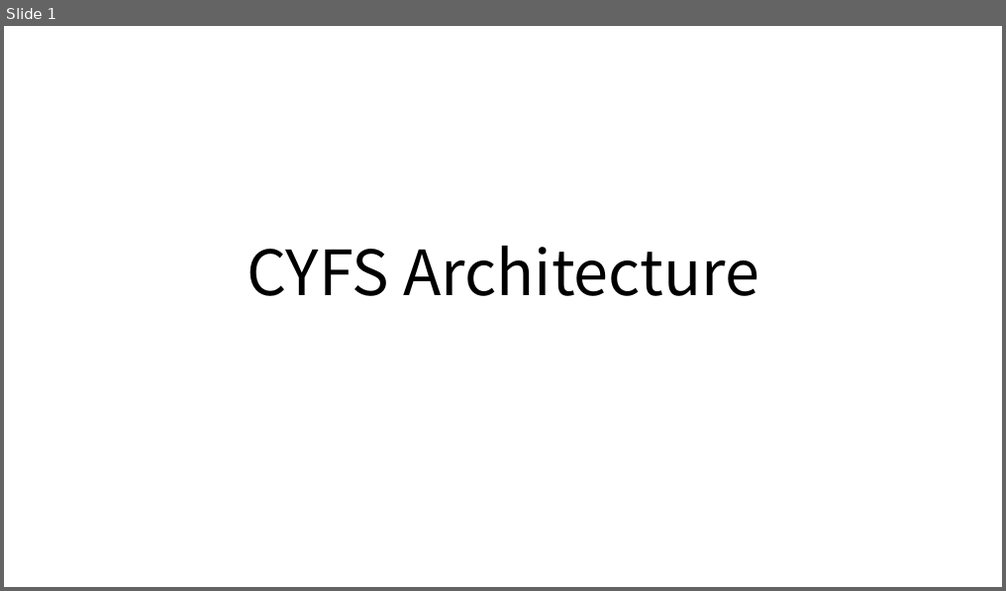
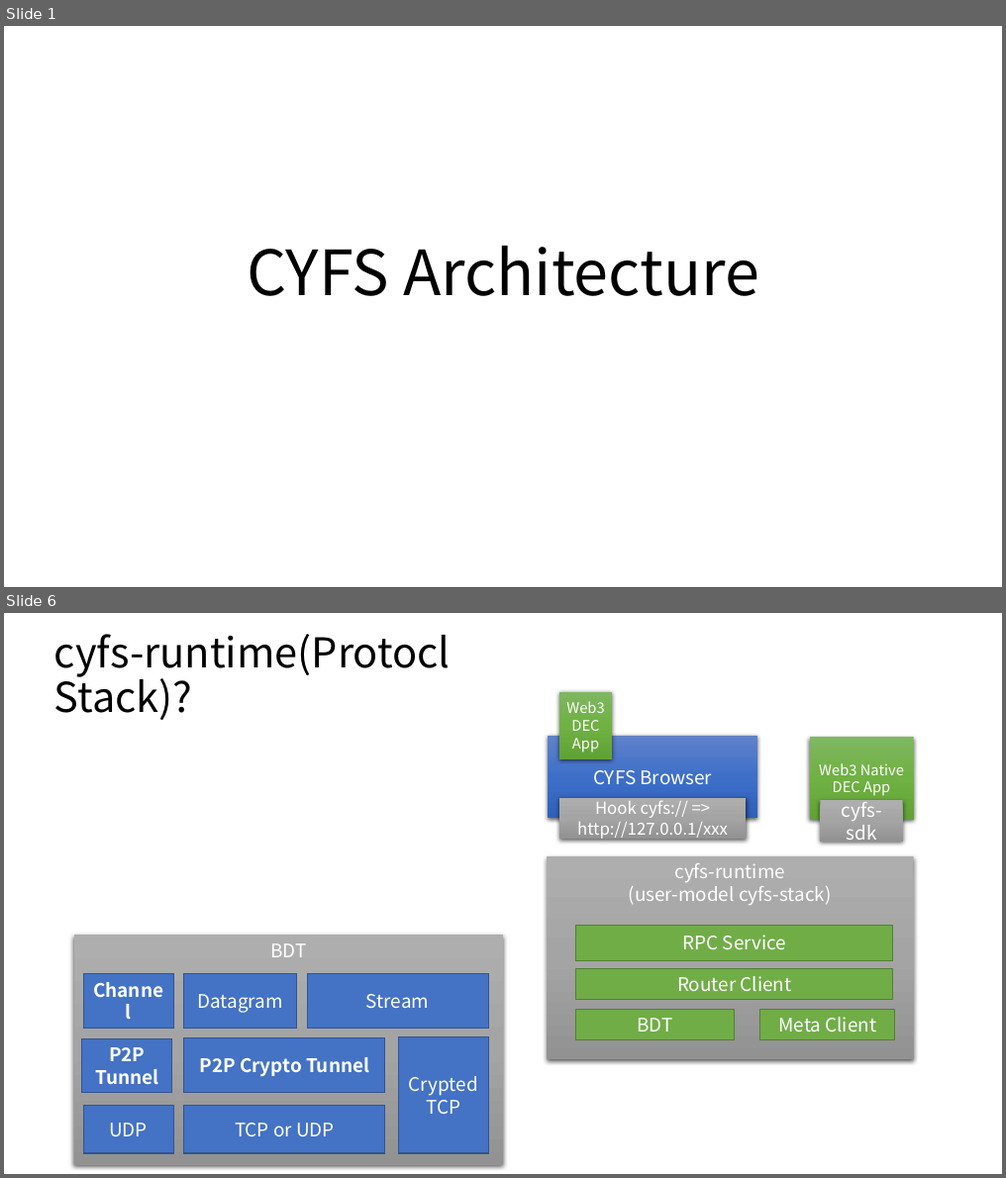
Before and after one commit to buckyos/CYFS, a slide deck: doc/CYFS Architecture.pptx. Shown one above the other, each under a label of ours: slide 1 before the commit, slides 1 and 6 after it; the slides between them are not shown. The pictures are 1006x591 and 1006x1178 pixels, drawn with LibreOffice and Linux fonts; fonts in the diff are those of the drawing. Boxes give left, top, right and bottom in pixels: in the first picture for what was removed or moved away, otherwise in the second. Text is boxed around its words. In the diff, an @@ line names an element or a change of style, - is before the commit and + after.

```diff
--- a/doc/CYFS Architecture.pptx
+++ b/doc/CYFS Architecture.pptx
@@ slide 6 added at [4, 613, 1002, 1174], background #FFFFFF @@
@@ title added at [54, 634, 450, 720], 39.6 pt, text #000000 @@
+cyfs-runtime(Protocl Stack)?
@@ rectangle added at [559, 691, 613, 759], fill gradient #81B861 to #6FB242 to #62A336, 14 pt, text #FFFFFF @@
+Web3 DEC App
@@ rectangle added at [548, 736, 757, 818], fill gradient #6183CB to #3E70CA to #3062BB, 18 pt, text #FFFFFF @@
+CYFS Browser
@@ rectangle added at [810, 738, 914, 820], fill gradient #81B861 to #6FB242 to #62A336, 14 pt, text #FFFFFF @@
+Web3 Native DEC App
@@ rectangle added at [559, 798, 746, 839], fill gradient #AFAFAF to #A5A5A5 to #939393, 16 pt, text #FFFFFF @@
+Hook cyfs:// => http://127.0.0.1/xxx
@@ rectangle added at [821, 801, 903, 842], fill gradient #AFAFAF to #A5A5A5 to #939393, 18 pt, text #FFFFFF @@
+cyfs-sdk
@@ rectangle added at [547, 858, 914, 1059], fill gradient #AFAFAF to #A5A5A5 to #939393, 18 pt, text #FFFFFF @@
+cyfs-runtime
+(user-model cyfs-stack)
@@ rectangle added at [73, 935, 503, 1164], fill gradient #AFAFAF to #A5A5A5 to #939393, 18 pt, text #FFFFFF @@
+BDT
@@ rectangle added at [576, 925, 893, 961], fill #70AD47, outline #538035 1 pt, 18 pt, text #FFFFFF @@
+RPC Service
@@ rectangle added at [576, 968, 893, 1000], fill #70AD47, outline #538035 1 pt, 18 pt, text #FFFFFF @@
+Router Client
@@ rectangle added at [83, 974, 173, 1029], fill #4472C4, outline #325491 1 pt, 18 pt, text #FFFFFF, bold @@
+Channel
@@ rectangle added at [183, 974, 296, 1029], fill #4472C4, outline #325491 1 pt, 18 pt, text #FFFFFF @@
+Datagram
@@ rectangle added at [307, 974, 488, 1029], fill #4472C4, outline #325491 1 pt, 18 pt, text #FFFFFF @@
+Stream
@@ rectangle added at [576, 1009, 734, 1041], fill #70AD47, outline #538035 1 pt, 18 pt, text #FFFFFF @@
+BDT
@@ rectangle added at [761, 1009, 896, 1041], fill #70AD47, outline #538035 1 pt, 18 pt, text #FFFFFF @@
+Meta Client
@@ rectangle added at [82, 1039, 171, 1093], fill #4472C4, outline #325491 1 pt, 18 pt, text #FFFFFF, bold @@
+P2P
+Tunnel
@@ rectangle added at [183, 1039, 385, 1092], fill #4472C4, outline #325491 1 pt, 18 pt, text #FFFFFF, bold @@
+P2P Crypto Tunnel
@@ rectangle added at [399, 1038, 488, 1154], fill #4472C4, outline #325491 1 pt, 18 pt, text #FFFFFF @@
+Crypted TCP
@@ rectangle added at [83, 1106, 173, 1154], fill #4472C4, outline #325491 1 pt, 18 pt, text #FFFFFF @@
+UDP
@@ rectangle added at [183, 1106, 385, 1154], fill #4472C4, outline #325491 1 pt, 18 pt, text #FFFFFF @@
+TCP or UDP
```
Also in this commit, not shown: 2 other slides changed, 11 other slides added, 5 slides removed, 3 other files.
